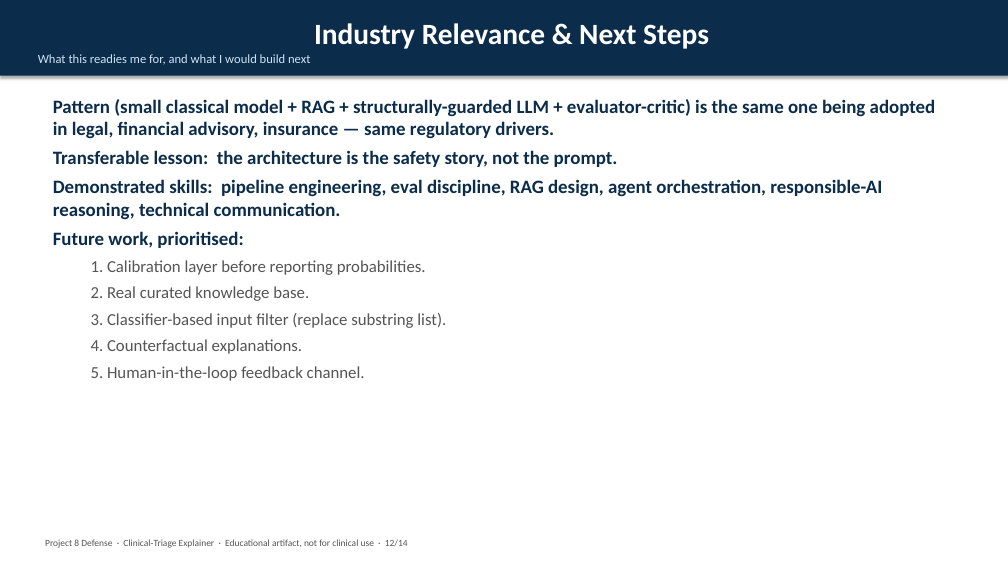
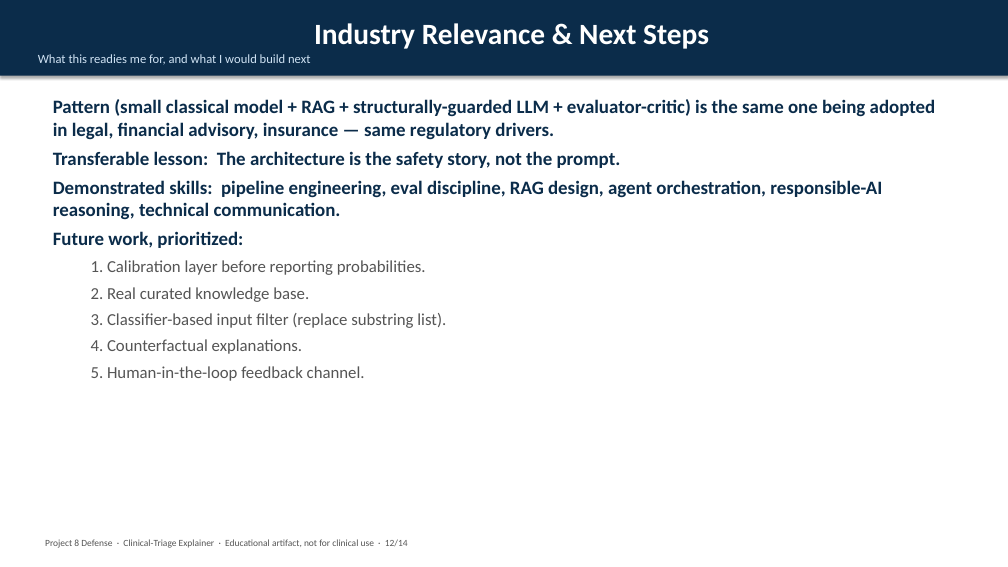
Before and after one commit to udacity-project-sidhu/industry-Integrated-AI-System, a slide deck: slide 12 of defense doc/Defense_Deck.pptx. Drawn at 1008x567 pixels with LibreOffice and Linux fonts; fonts in the diff are those of the drawing. Boxes give left, top, right and bottom in pixels: in the first picture for what was removed or moved away, otherwise in the second. Text is boxed around its words. In the diff, an @@ line names an element or a change of style, - is before the commit and + after.

```diff
--- a/defense doc/Defense_Deck.pptx
+++ b/defense doc/Defense_Deck.pptx
@@ text at bbox=[53, 151, 621, 168]: text changed @@
-Transferable lesson: the architecture is the safety story, not the prompt.
+Transferable lesson: The architecture is the safety story, not the prompt.
@@ text at bbox=[53, 231, 243, 248]: text changed @@
-Future work, prioritised:
+Future work, prioritized:
```
Also in this commit, not shown: 2 other slides changed.
